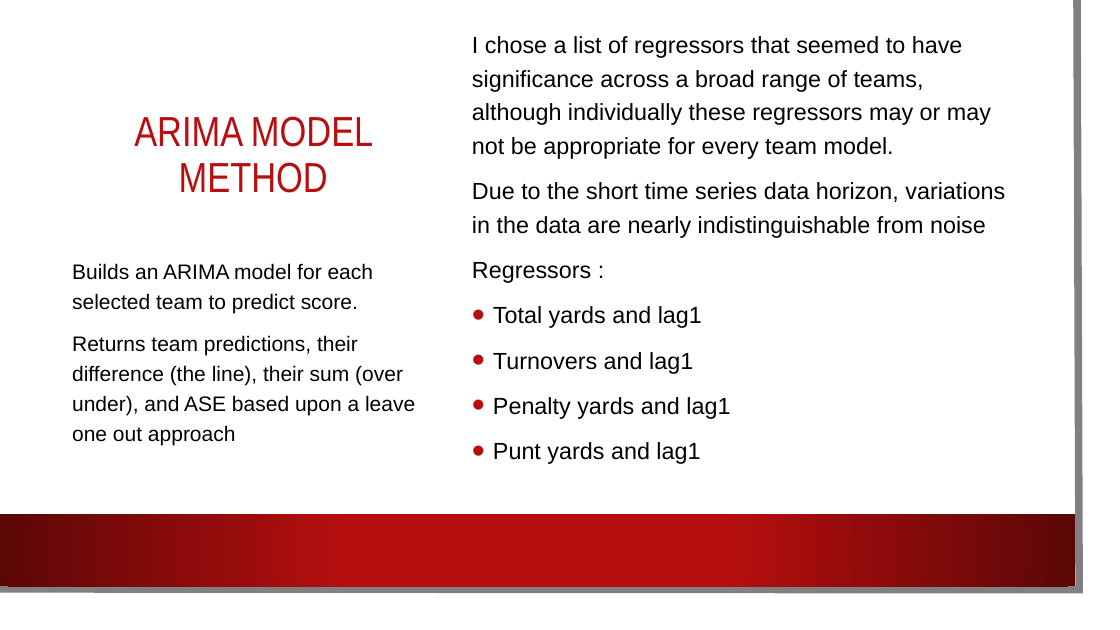
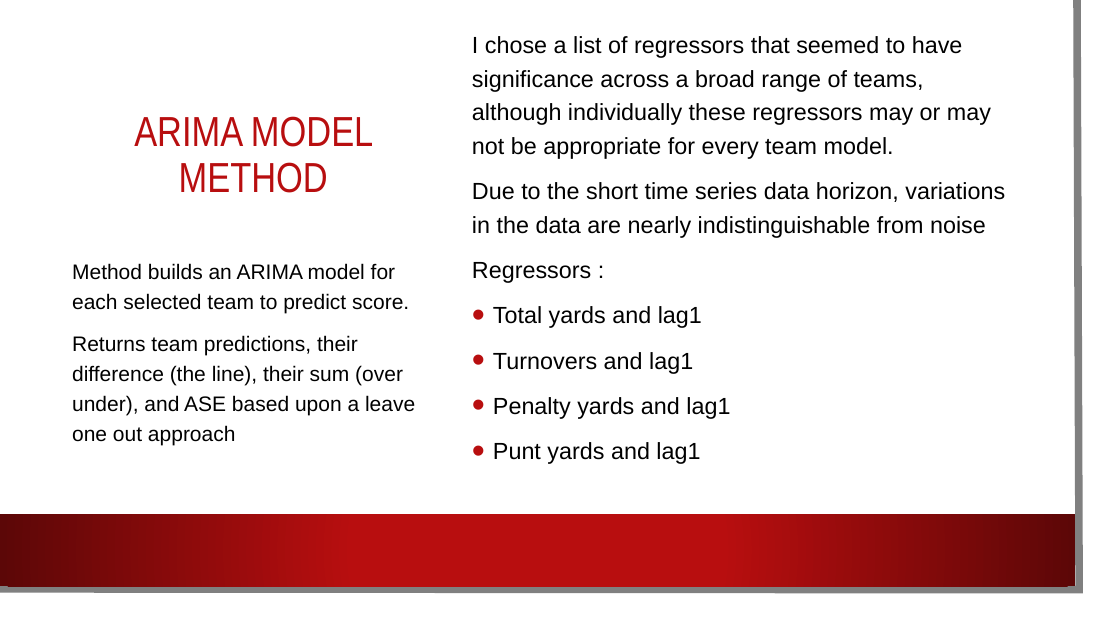
Before and after one commit to realdanielbyrne/NfL-Time-Series-Modeling, a slide deck: slide 12 of dbyrne_predicting_nfl_scores.pptx. Drawn at 1120x630 pixels with LibreOffice and Linux fonts; fonts in the diff are those of the drawing; background and template pictures are left out. Boxes give left, top, right and bottom in pixels: in the first picture for what was removed or moved away, otherwise in the second. Text is boxed around its words. In the diff, an @@ line names an element or a change of style, - is before the commit and + after.

```diff
--- a/dbyrne_predicting_nfl_scores.pptx
+++ b/dbyrne_predicting_nfl_scores.pptx
@@ text at box(72, 263, 409, 313): text changed @@
-Builds an ARIMA model for each selected team to predict score.
+Method builds an ARIMA model for each selected team to predict score.
```
Also in this commit, not shown: 7 other files.
